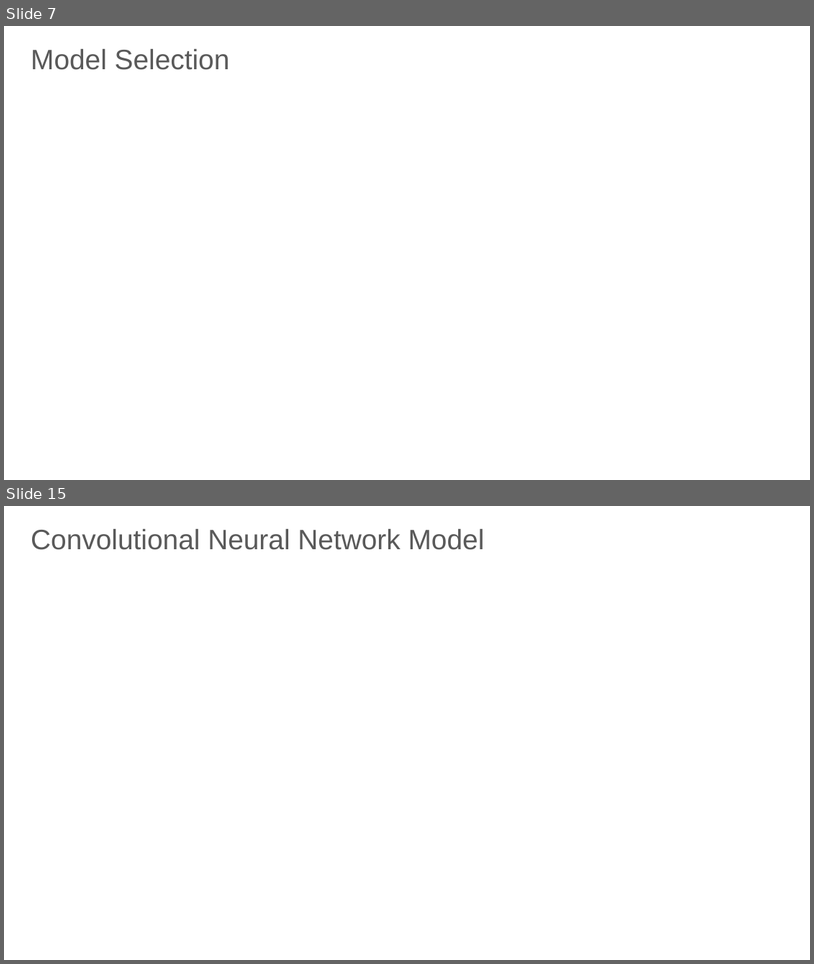
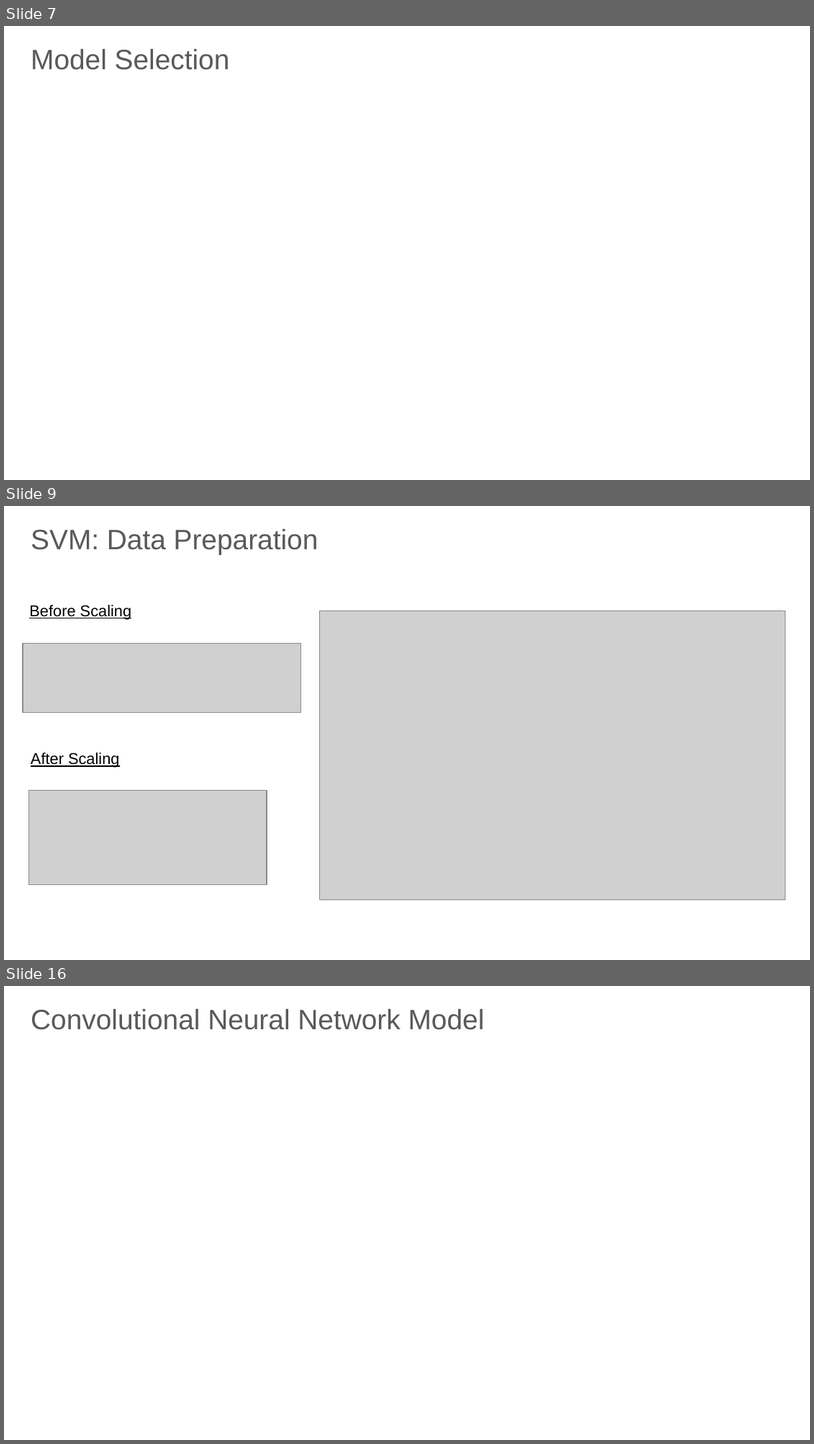
Before and after one commit to Root18D/AAI-501--Machine-Learning, a slide deck: AAI_501_Final_Project_Presentation_Group6_r1.pptx. Shown one above the other, each under a label of ours: slides 7 and 15 before the commit, slides 7, 9 and 16 after it; the slides between them are not shown. The pictures are 814x964 and 814x1444 pixels, drawn with LibreOffice and Linux fonts; fonts in the diff are those of the drawing; grey boxes stand for pictures; background and template pictures are left out. Boxes give left, top, right and bottom in pixels: in the first picture for what was removed or moved away, otherwise in the second. Text is boxed around its words. In the diff, an @@ line names an element or a change of style, - is before the commit and + after.

```diff
--- a/AAI_501_Final_Project_Presentation_Group6_r1.pptx
+++ b/AAI_501_Final_Project_Presentation_Group6_r1.pptx
@@ slide 9 added at <box>4,506,810,960</box>, background #FFFFFF @@
@@ text added at <box>31,529,319,554</box>, 25 pt, text #595959 @@
+SVM: Data Preparation
@@ text added at <box>29,605,132,619</box>, 14 pt, text #000000, underline @@
+Before Scaling
@@ picture added at <box>320,611,785,900</box> @@
@@ picture added at <box>23,643,301,713</box> @@
@@ text added at <box>31,752,119,767</box>, 14 pt, text #000000, underline @@
+After Scaling
@@ picture added at <box>29,790,267,884</box> @@
@@ what was slide 15 is now slide 16 @@
```
Also in this commit, not shown: 5 slides changed, 2 other slides added, 2 slides removed, 2 other files.
